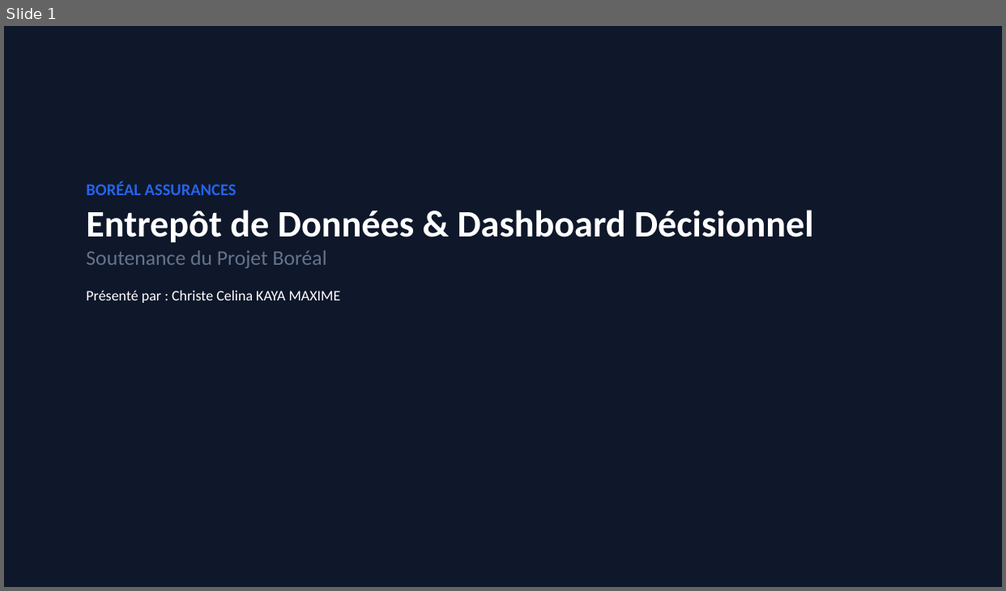
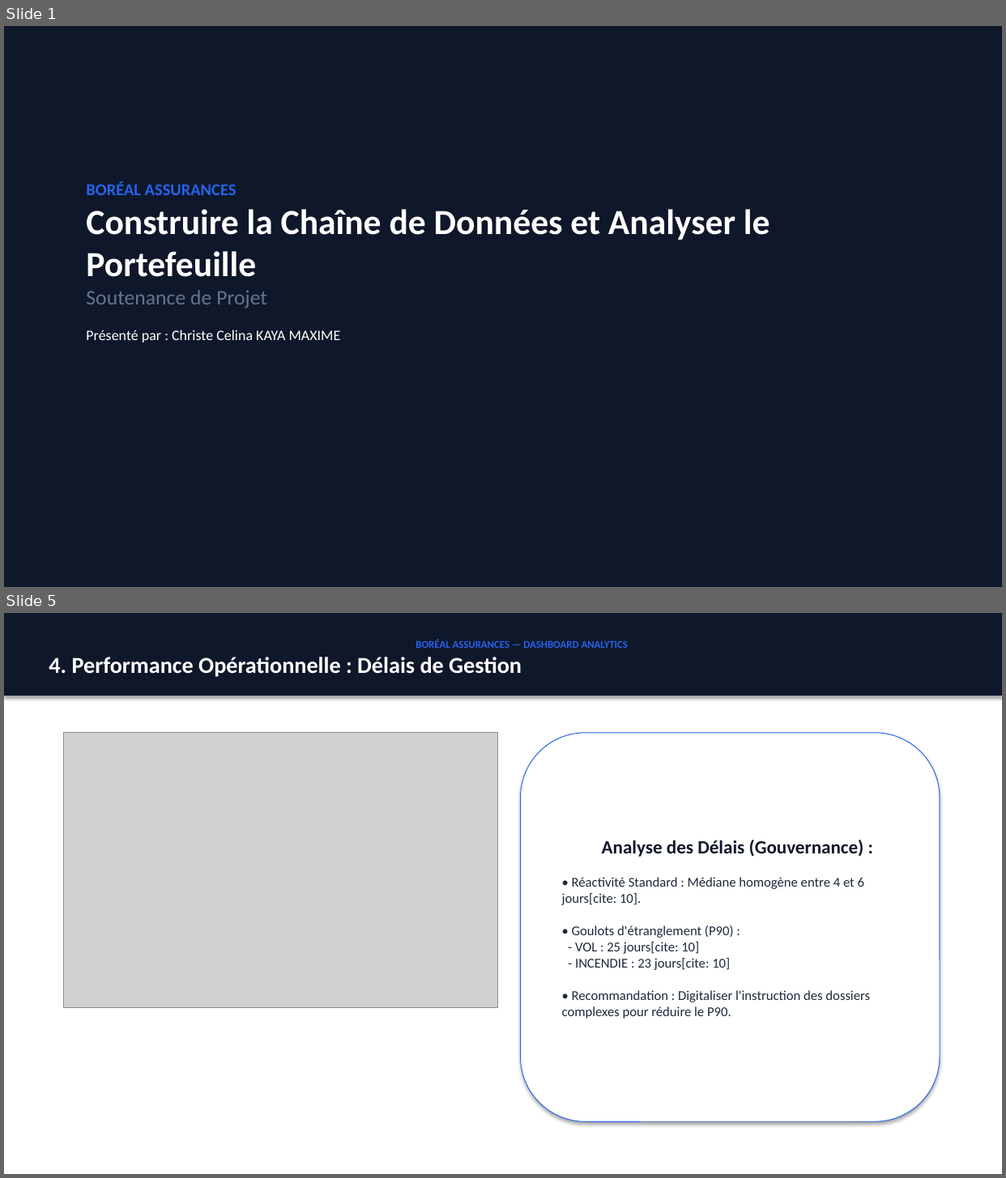
Before and after one commit to kmcc2001/projet_boreal_assurances, a slide deck: KAYA_Boreal_Presentation.pptx. Shown one above the other, each under a label of ours: slide 1 before the commit, slides 1 and 5 after it; the slides between them are not shown. The pictures are 1006x591 and 1006x1178 pixels, drawn with LibreOffice and Linux fonts; fonts in the diff are those of the drawing; grey boxes stand for pictures. Boxes give left, top, right and bottom in pixels: in the first picture for what was removed or moved away, otherwise in the second. Text is boxed around its words. In the diff, an @@ line names an element or a change of style, - is before the commit and + after.

Commit message:
Finalisation su projet

```diff
--- a/KAYA_Boreal_Presentation.pptx
+++ b/KAYA_Boreal_Presentation.pptx
@@ slide 5 added at <box>4,613,1002,1174</box>, background #FFFFFF @@
@@ rectangle added at <box>4,613,1002,696</box>, fill #0F172A, outline #0F172A 0.75 pt, 22 pt, text #FFFFFF, bold @@
+BORÉAL ASSURANCES — DASHBOARD ANALYTICS
+4. Performance Opérationnelle : Délais de Gestion
@@ picture added at <box>64,733,498,1007</box> @@
@@ rounded rectangle added at <box>521,733,940,1122</box>, fill #FFFFFF, outline #2563EB 0.75 pt, 13 pt, text #1E293B @@
+Analyse des Délais (Gouvernance) :
+• Réactivité Standard : Médiane homogène entre 4 et 6 jours[cite: 10].
+• Goulots d'étranglement (P90) :
+- VOL : 25 jours[cite: 10]
+- INCENDIE : 23 jours[cite: 10]
+• Recommandation : Digitaliser l'instruction des dossiers complexes pour réduire le P90.
@@ slide 1 changed as well @@
@@ text at <box>86,209,770,308</box>: text changed; size 36 to 34 pt @@
-Entrepôt de Données & Dashboard Décisionnel
-Soutenance du Projet Boréal
+Construire la Chaîne de Données et Analyser le Portefeuille
+Soutenance de Projet
```
Also in this commit, not shown: 1 other slide changed, 4 other slides added, 5 slides removed, 9 other files.
